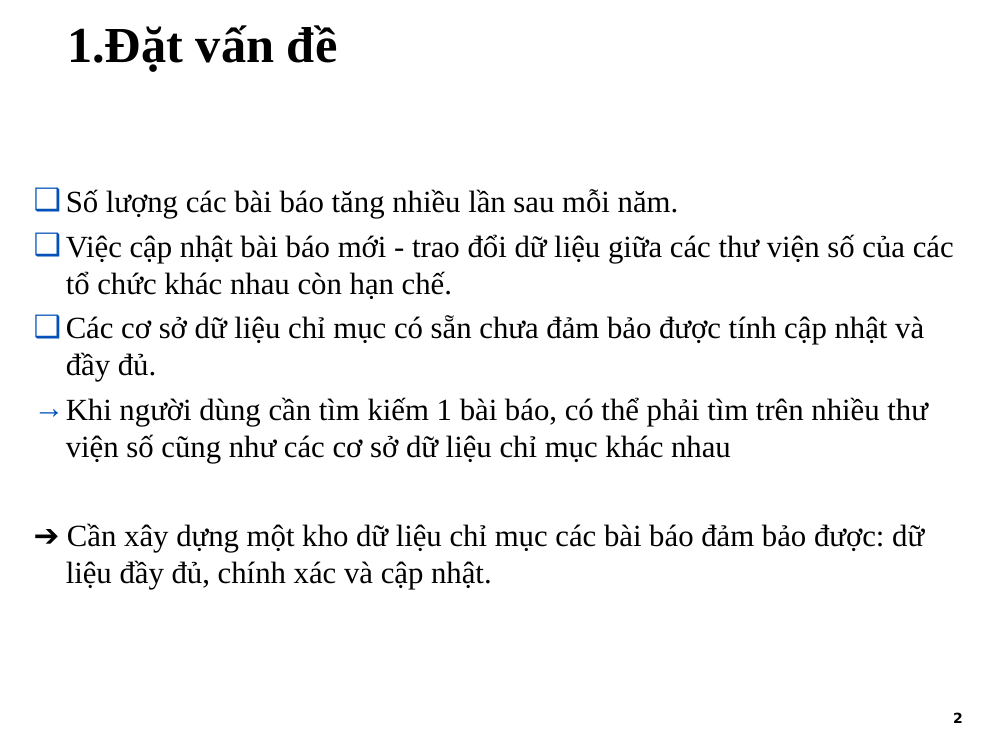
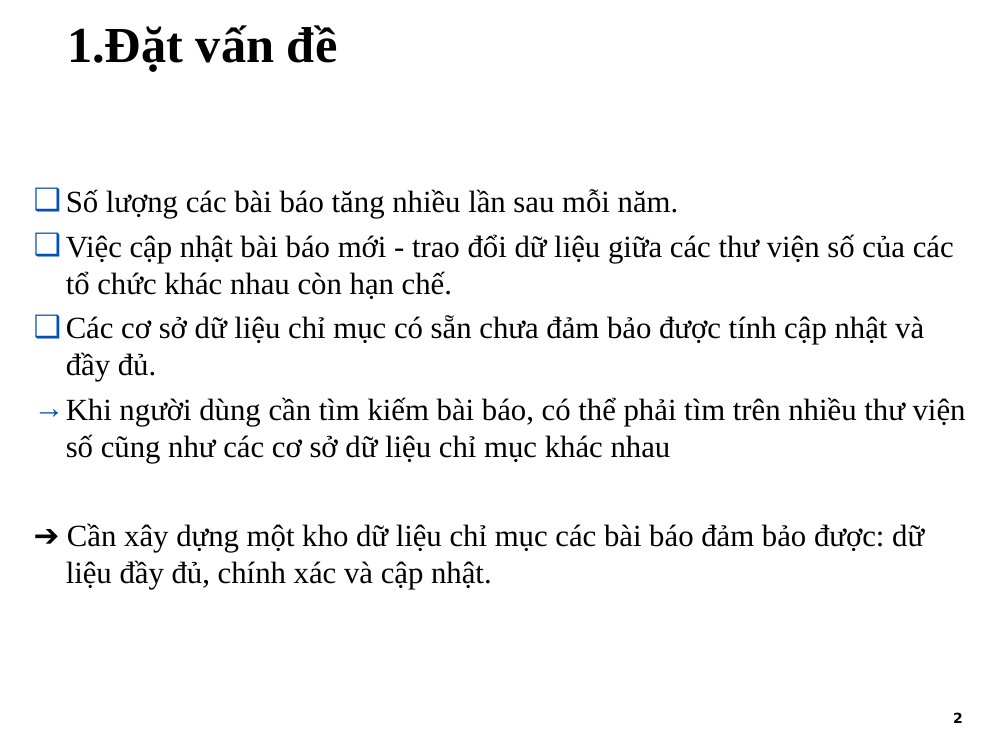
Before and after one commit to tiendv/detaitotnghiep, a slide deck: slide 3 of Report/Slide Baove/Final_slide.ppt. Drawn at 1008x756 pixels with LibreOffice and Linux fonts; fonts in the diff are those of the drawing; background and template pictures are left out. Boxes give left, top, right and bottom in pixels: in the first picture for what was removed or moved away, otherwise in the second. Text is boxed around its words. In the diff, an @@ line names an element or a change of style, - is before the commit and + after.

```diff
--- a/Report/Slide Baove/Final_slide.ppt
+++ b/Report/Slide Baove/Final_slide.ppt
@@ text at bbox=[66, 397, 966, 463]: text changed @@
-→ Khi người dùng cần tìm kiếm 1 bài báo, có thể phải tìm trên nhiều thư viện số cũng như các cơ sở dữ liệu chỉ mục khác nhau
+→ Khi người dùng cần tìm kiếm bài báo, có thể phải tìm trên nhiều thư viện số cũng như các cơ sở dữ liệu chỉ mục khác nhau
```
Also in this commit, not shown: 14 other slides changed, 1 slide removed.
